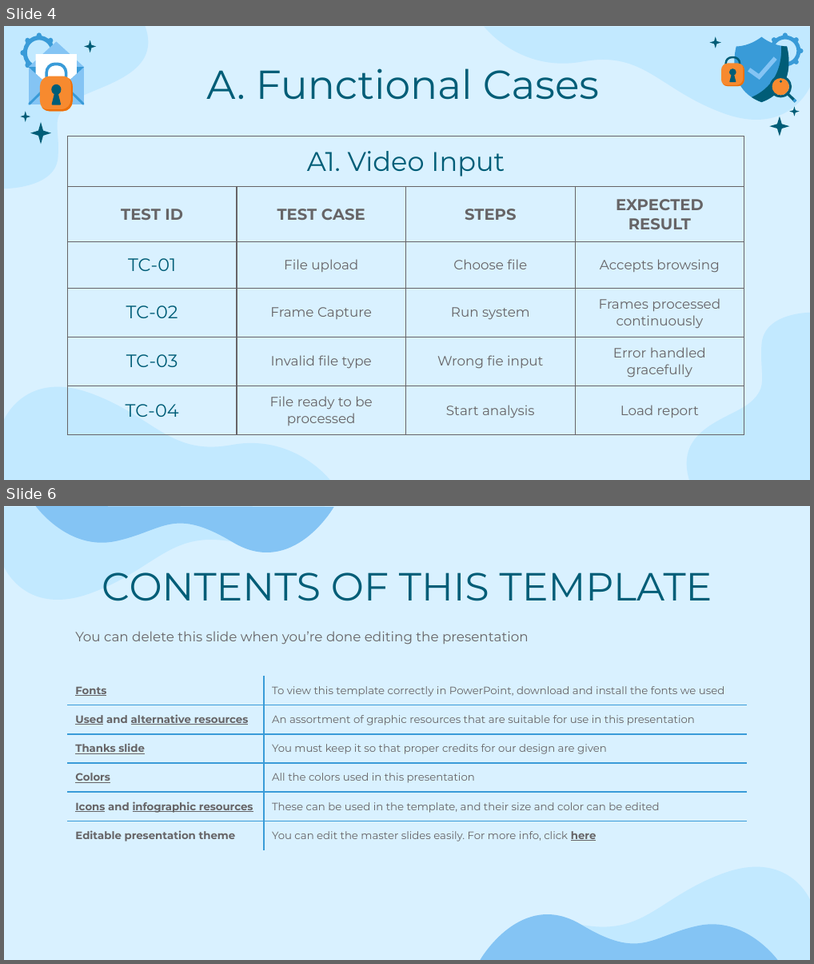
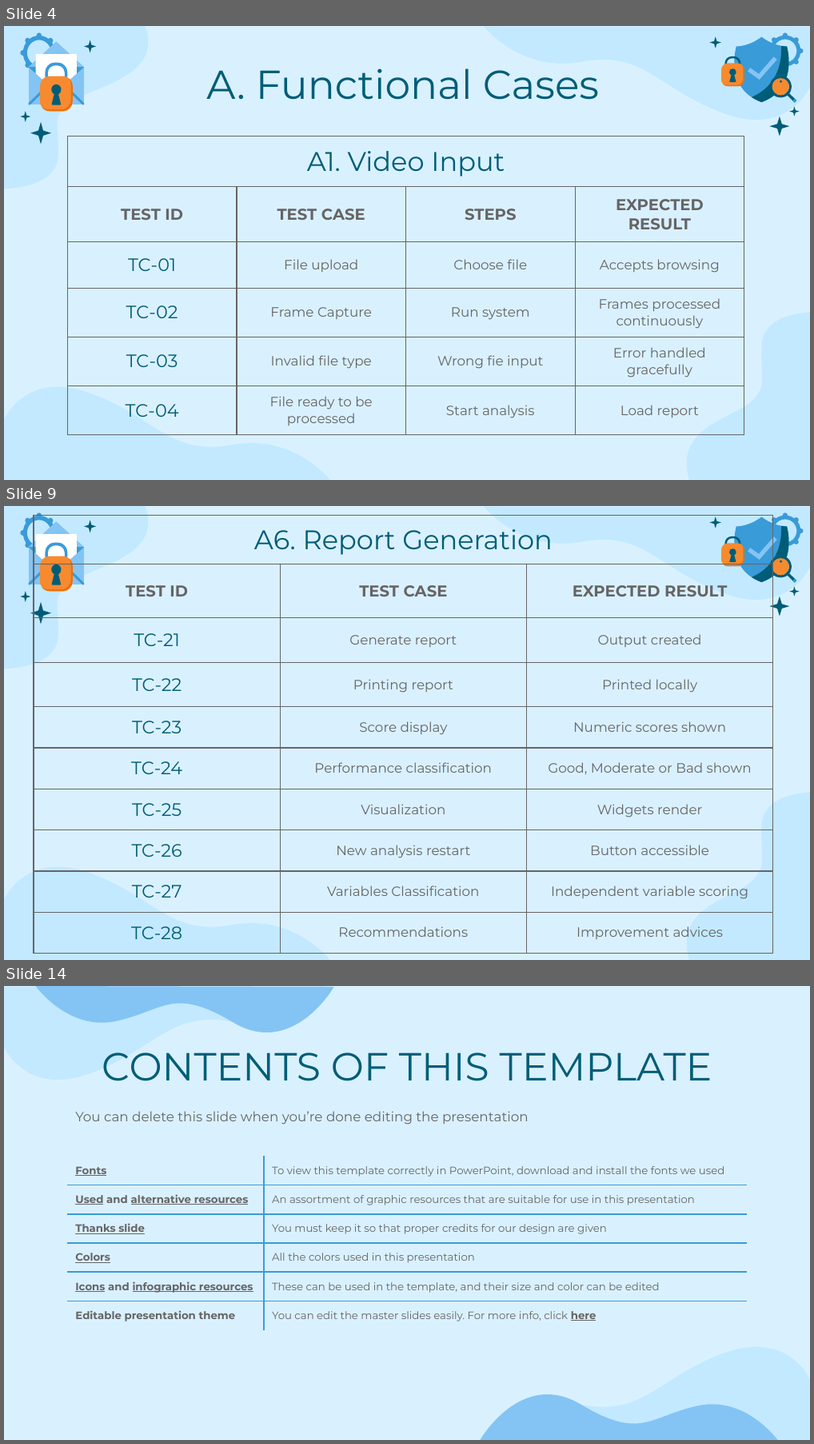
Before and after one commit to MiraPhilip12/Graduation_Project_ESLSCA, a slide deck: Milestone 5/Testing and Evaluation.pptx. Shown one above the other, each under a label of ours: slides 4 and 6 before the commit, slides 4, 9 and 14 after it; the slides between them are not shown. The pictures are 814x964 and 814x1444 pixels, drawn with LibreOffice and Linux fonts; fonts in the diff are those of the drawing. Boxes give left, top, right and bottom in pixels: in the first picture for what was removed or moved away, otherwise in the second. Text is boxed around its words. In the diff, an @@ line names an element or a change of style, - is before the commit and + after.

Commit message:
updating non functional test cases

```diff
--- a/Milestone 5/Testing and Evaluation.pptx
+++ b/Milestone 5/Testing and Evaluation.pptx
@@ slide 9 added at [4,506,810,960], background #D9F1FF; not listed: 4 template elements that a slide beside it also shows @@
@@ table added at [34,515,774,952], 10 rows, 3 columns @@
+A6. Report Generation |  | 
+TEST ID | TEST CASE | EXPECTED RESULT
+TC-21 | Generate report | Output created
+TC-22 | Printing report | Printed locally
+TC-23 | Score display | Numeric scores shown
+TC-24 | Performance classification | Good, Moderate or Bad shown
+TC-25 | Visualization | Widgets render
+TC-26 | New analysis restart | Button accessible
+TC-27 | Variables Classification | Independent variable scoring
+TC-28 | Recommendations | Improvement advices
@@ group added at [710,512,804,616]: 16 freeform shapes @@
@@ group added at [20,512,96,624]: 14 freeform shapes @@
@@ what was slide 6 is now slide 14 @@
```
Also in this commit, not shown: 1 slide changed, 7 other slides added, 1 other file.
